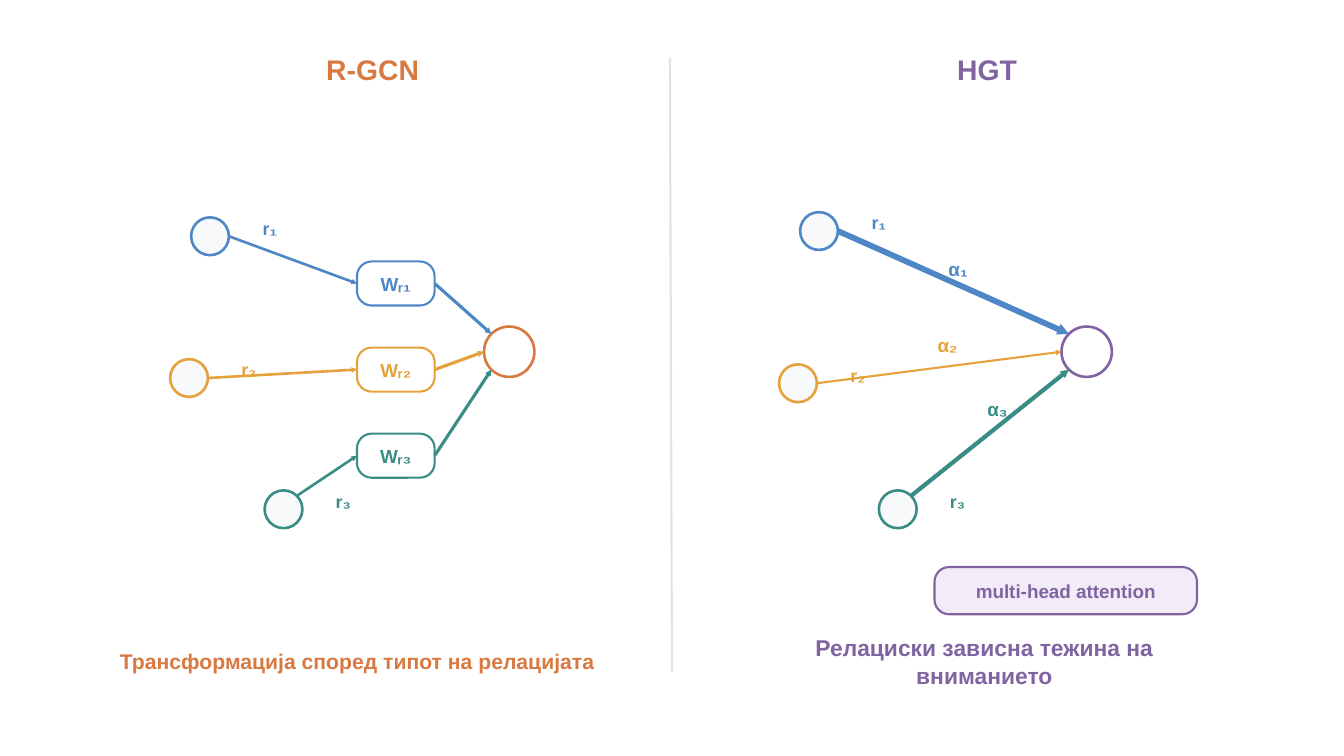
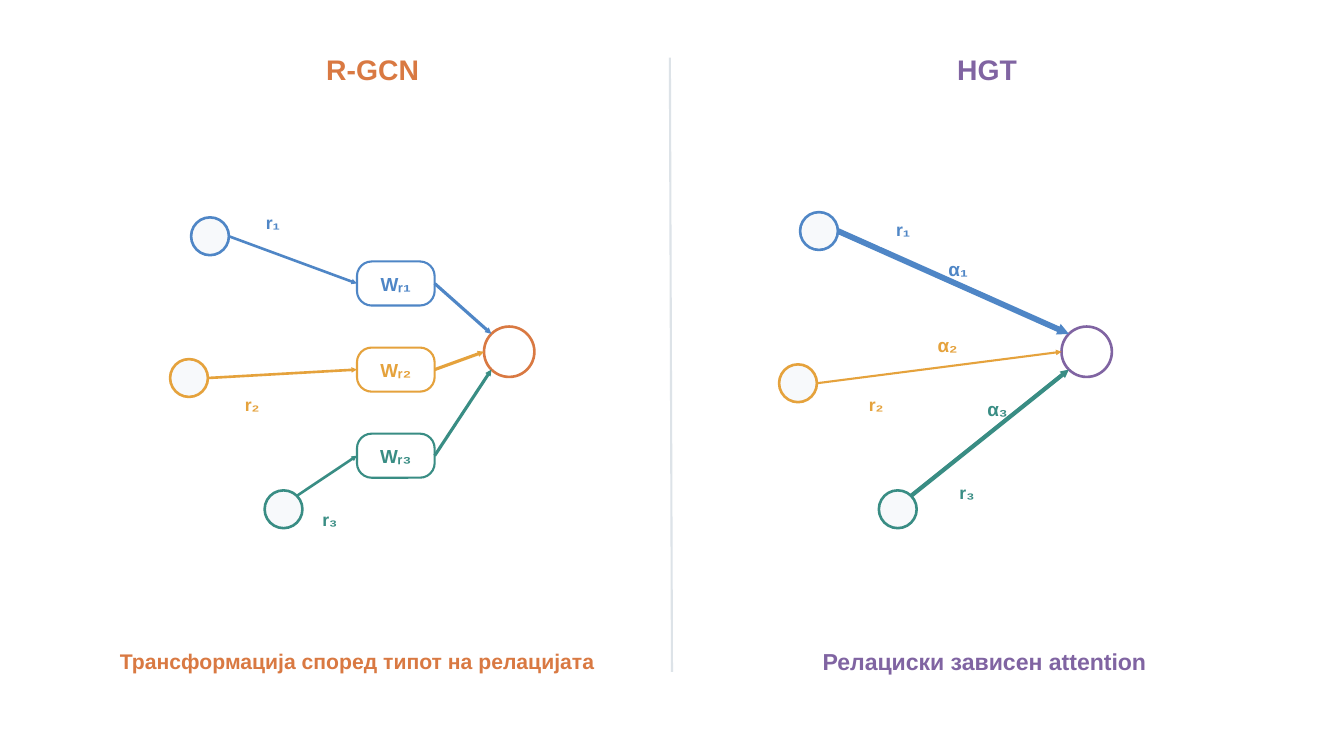
Before and after one commit to Itonkdong/graphragx, a slide deck: slide 4 of .codex-build/presentation-visuals/candidate.pptx. Drawn at 1344x756 pixels with LibreOffice and Linux fonts; fonts in the diff are those of the drawing. Boxes give left, top, right and bottom in pixels: in the first picture for what was removed or moved away, otherwise in the second. Text is boxed around its words. In the diff, an @@ line names an element or a change of style, - is before the commit and + after.

```diff
--- a/.codex-build/presentation-visuals/candidate.pptx
+++ b/.codex-build/presentation-visuals/candidate.pptx
@@ text "r₁": place and size @@
-text "r₁" at (872,219,886,230)
+text "r₁" at (896,226,910,237)
@@ text "r₂": place and size @@
-text "r₂" at (241,366,256,378)
+text "r₂" at (245,401,260,412)
@@ size 12.8 to 12.7 pt in 6 elements at (266,219,280,230), (959,489,974,500), (896,226,910,237), (322,516,337,527), (245,401,260,412), (869,401,884,412) @@
@@ text "r₂": place and size @@
-text "r₂" at (850,372,865,383)
+text "r₂" at (869,401,884,412)
@@ text "r₃": place and size @@
-text "r₃" at (950,498,965,509)
+text "r₃" at (959,489,974,500)
@@ text "r₃": place and size @@
-text "r₃" at (336,498,351,509)
+text "r₃" at (322,516,337,527)
@@ rounded rectangle removed at (935,567,1197,614) @@
-multi-head attention
@@ text at (823,653,1146,675): text changed; size 16.3 to 16.5 pt @@
-Релациски зависна тежина на вниманието
+Релациски зависен attention
```
Also in this commit, not shown: 3 other slides changed, 29 other files.
